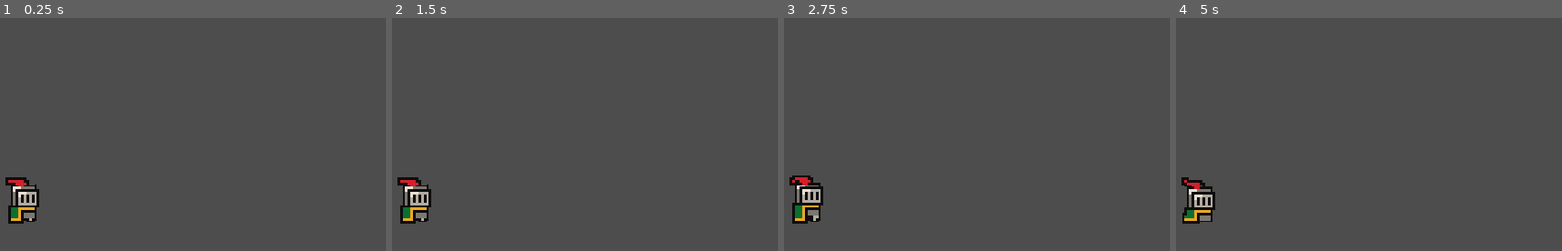
Above: before the commit, frames 1-4 (left to right).
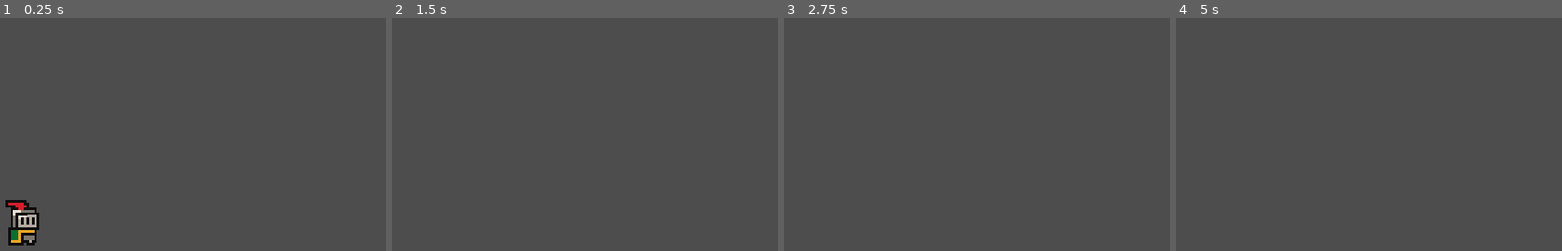
Above: after the commit, the same moments.

Repository: NikhilKshub/platformer-game
Game: Godot game, scene res://game.tscn
Two runs of this game, one before a commit and one after it. Both use one fixed random seed, a clock stepped at 60 frames per second and the inputs below.
Inputs:
- Up to frame 1 (0.25 s): no input
- Up to frame 2 (1.5 s): tap Enter (ui_accept) at 0.5, 0.6, 0.77, 1.07, 1.35 s; hold Right (ui_right) from 0.53 s (still down)
- Up to frame 3 (2.75 s): tap Enter (ui_accept) at 1.52, 1.82, 2.1 s; release Right (ui_right) at 2.03 s; hold Left (ui_left) from 2.03 s (still down)
- Up to frame 4 (5 s): release Left (ui_left) at 2.78 s; hold Right (ui_right) 2.78-4.28 s; tap Enter (ui_accept) at 2.85, 3.02, 3.32, 3.5, 3.6, 3.77, 4.07, 4.35, 4.52, 4.82 s; hold Left (ui_left) from 4.28 s (still down)

The runs differ from the first frame. In frame 1, 2.0% of the frame differs, in the area x 1-11%, y 68-98%; in frame 2, 1.4%; in frame 3, 1.5%; in frame 4, 1.3%.

Commit message:
character script and ground to stand
used default character script provided by godot and also added static body so the character can stay at same position instead of falling

Diff:
--- a/game.tscn
+++ b/game.tscn
@@ -1,6 +1,7 @@
 [gd_scene format=3 uid="uid://dbkl6t4x5pp40"]
 
 [ext_resource type="Texture2D" uid="uid://cex4pwa2eb0ja" path="res://assets/sprites/knight.png" id="1_80nbo"]
+[ext_resource type="Script" uid="uid://dqhp8agay481t" path="res://scripts/player.gd" id="1_e2o6t"]
 
 [sub_resource type="AtlasTexture" id="AtlasTexture_e2o6t"]
 atlas = ExtResource("1_80nbo")
@@ -41,9 +42,12 @@
 [sub_resource type="CircleShape2D" id="CircleShape2D_srsb4"]
 radius = 5.099019
 
+[sub_resource type="WorldBoundaryShape2D" id="WorldBoundaryShape2D_srsb4"]
+
 [node name="Game" type="Node2D" unique_id=1154576809]
 
 [node name="player" type="CharacterBody2D" parent="." unique_id=492464924]
+script = ExtResource("1_e2o6t")
 
 [node name="AnimatedSprite2D" type="AnimatedSprite2D" parent="player" unique_id=1651463467]
 position = Vector2(0, -12.000002)
@@ -51,7 +55,7 @@
 sprite_frames = SubResource("SpriteFrames_2m21h")
 animation = &"Idle"
 autoplay = "Idle"
-frame_progress = 0.9609201
+frame_progress = 0.92792666
 
 [node name="CollisionShape2D" type="CollisionShape2D" parent="player" unique_id=225422090]
 position = Vector2(0, -5)
@@ -60,3 +64,9 @@
 
 [node name="Camera2D" type="Camera2D" parent="." unique_id=924518338]
 zoom = Vector2(4, 4)
+
+[node name="StaticBody2D" type="StaticBody2D" parent="." unique_id=2077911750]
+position = Vector2(0, 9)
+
+[node name="CollisionShape2D" type="CollisionShape2D" parent="StaticBody2D" unique_id=1993338224]
+shape = SubResource("WorldBoundaryShape2D_srsb4")
--- /dev/null
+++ b/scripts/player.gd
@@ -0,0 +1,25 @@
+extends CharacterBody2D
+
+
+const SPEED = 300.0
+const JUMP_VELOCITY = -400.0
+
+
+func _physics_process(delta: float) -> void:
+	# Add the gravity.
+	if not is_on_floor():
+		velocity += get_gravity() * delta
+
+	# Handle jump.
+	if Input.is_action_just_pressed("ui_accept") and is_on_floor():
+		velocity.y = JUMP_VELOCITY
+
+	# Get the input direction and handle the movement/deceleration.
+	# As good practice, you should replace UI actions with custom gameplay actions.
+	var direction := Input.get_axis("ui_left", "ui_right")
+	if direction:
+		velocity.x = direction * SPEED
+	else:
+		velocity.x = move_toward(velocity.x, 0, SPEED)
+
+	move_and_slide()
Not shown, added: scripts/player.gd.uid
